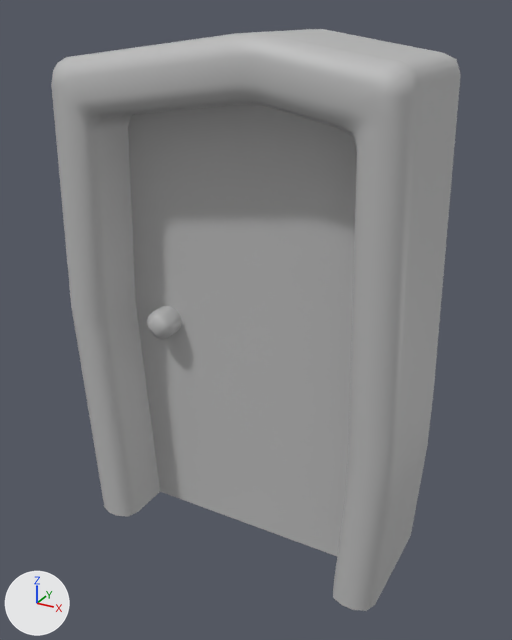
The FBX model Assets/model/porte_a.fbx as it was, and as the next commit left it.
The view is the same before and after, from a 50 mm camera at (0.0213, -0.0415, 0.0353) aimed at (0.0007, -0.0041, 0.0166). Arrows for +X, +Y and +Z are at lower left; the lights stay in place. Where no turn or scale is listed for an object, it has been applied to the vertices.

In view in the first picture: 'porte_01'.
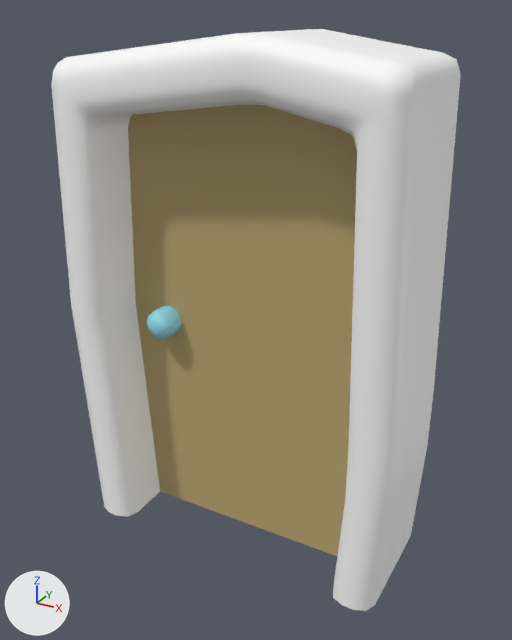
Boxes (x1, y1, x2, y2) around the edits, measured in the pictures (512 x 640 px):
part 1 of me_mesh, recoloured
    both: (51, 29, 461, 611)
part 2 of me_mesh, recoloured (grey to cyan)
    both: (147, 306, 182, 339)
part 3 of me_mesh, recoloured (grey to yellow)
    both: (128, 105, 357, 556)

The edits, one by one:
Material 'lambert4' (mat_lambert4) is new.
Its base color is (1.0, 1.0, 1.0) (white #ffffff).
Material 'lambert3' (mat_lambert3) is new.
Its base color is (0.5, 0.386, 0.17) (yellow #bca773).
Material 'lambert5' (mat_lambert5) is new.
Its base color is (0.296, 0.738, 0.871) (cyan #94dff0).
me_mesh has 168 vertices, 138 faces and spans x -0.0118..0.0118, y -0.0085..0.0, z 0.0..0.0341.
me_mesh is used by ob_porte_01; location (0.0, 0.0, 0.0).
me_mesh part 1: 112 of the faces centred in x -0.0118..0.0118, y -0.0085..-0.0037, z 0.0038..0.0341 switch from mat_lambert1 (grey #bcbcbc) to mat_lambert4 (white #ffffff).
me_mesh part 2: all 25 faces centred in x -0.007..-0.005, y -0.0062..-0.0051, z 0.0144..0.0163 switch from mat_lambert1 (grey #bcbcbc) to mat_lambert5 (cyan #94dff0).
me_mesh part 3: the 1 face centred in x -0.0001, y -0.0045, z 0.0161 switches from mat_lambert1 (grey #bcbcbc) to mat_lambert3 (yellow #bca773).
me_mesh now uses material mat_lambert3 (yellow #bca773).
